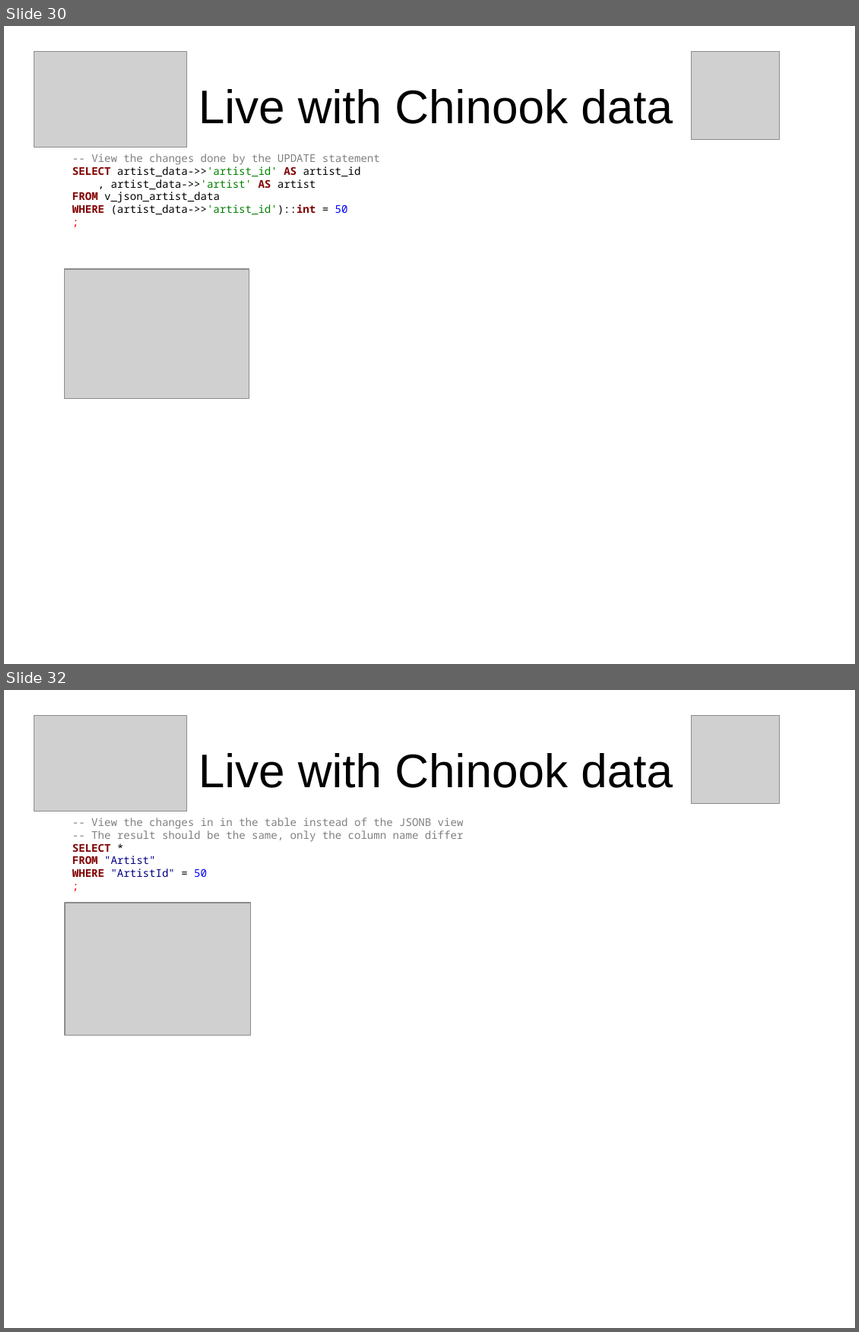
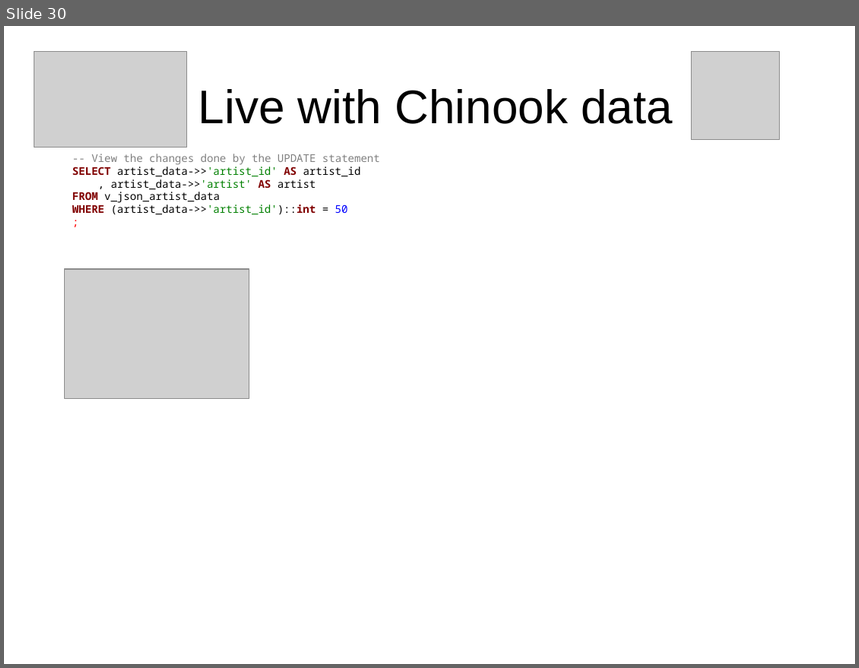
Before and after one commit to sjstoelting/talks, a slide deck: json-by-example/JSON-by-example.odp. Shown one above the other, each under a label of ours: slides 30 and 32 before the commit, slide 30 after it; the slides between them are not shown. The pictures are 859x1332 and 859x668 pixels, drawn with LibreOffice and Linux fonts; fonts in the diff are those of the drawing; grey boxes stand for pictures. Boxes give left, top, right and bottom in pixels: in the first picture for what was removed or moved away, otherwise in the second. Text is boxed around its words. In the diff, an @@ line names an element or a change of style, - is before the commit and + after.

```diff
--- a/json-by-example/JSON-by-example.odp
+++ b/json-by-example/JSON-by-example.odp
@@ slide 32 removed at <box>4,690,855,1328</box>, background #FFFFFF @@
@@ picture removed at <box>34,716,187,812</box> @@
@@ picture removed at <box>692,716,779,803</box> @@
@@ title removed at <box>199,753,673,788</box> @@
-Live with Chinook data
@@ text removed at <box>72,818,464,877</box> @@
--- View the changes in in the table instead of the JSONB view
--- The result should be the same, only the column name differ
-SELECT *
-FROM "Artist"
-WHERE "ArtistId" = 50
-;
@@ picture removed at <box>65,904,251,1036</box> @@
```
Also in this commit, not shown: 1 slide changed, 2 other slides removed, 3 other files.
